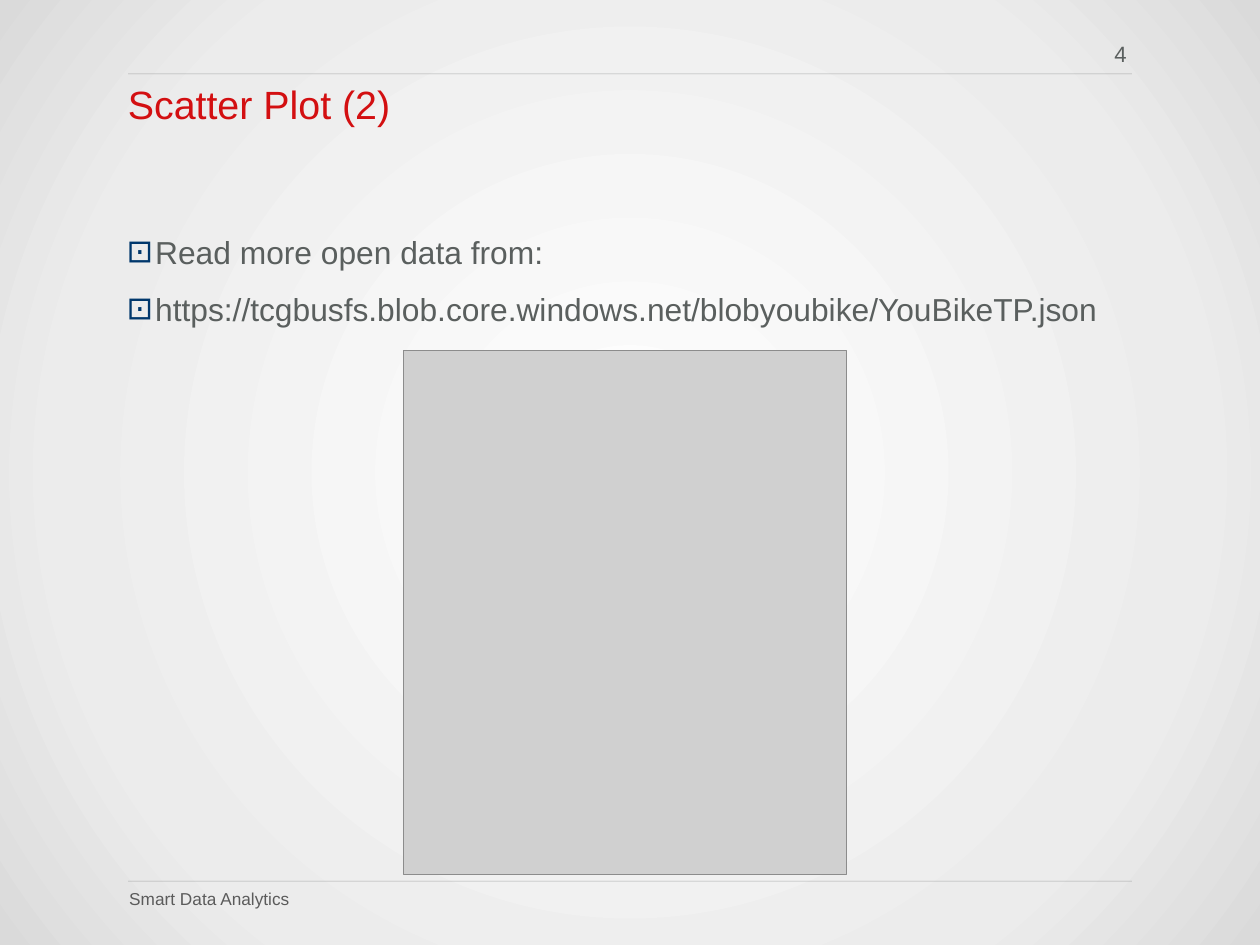
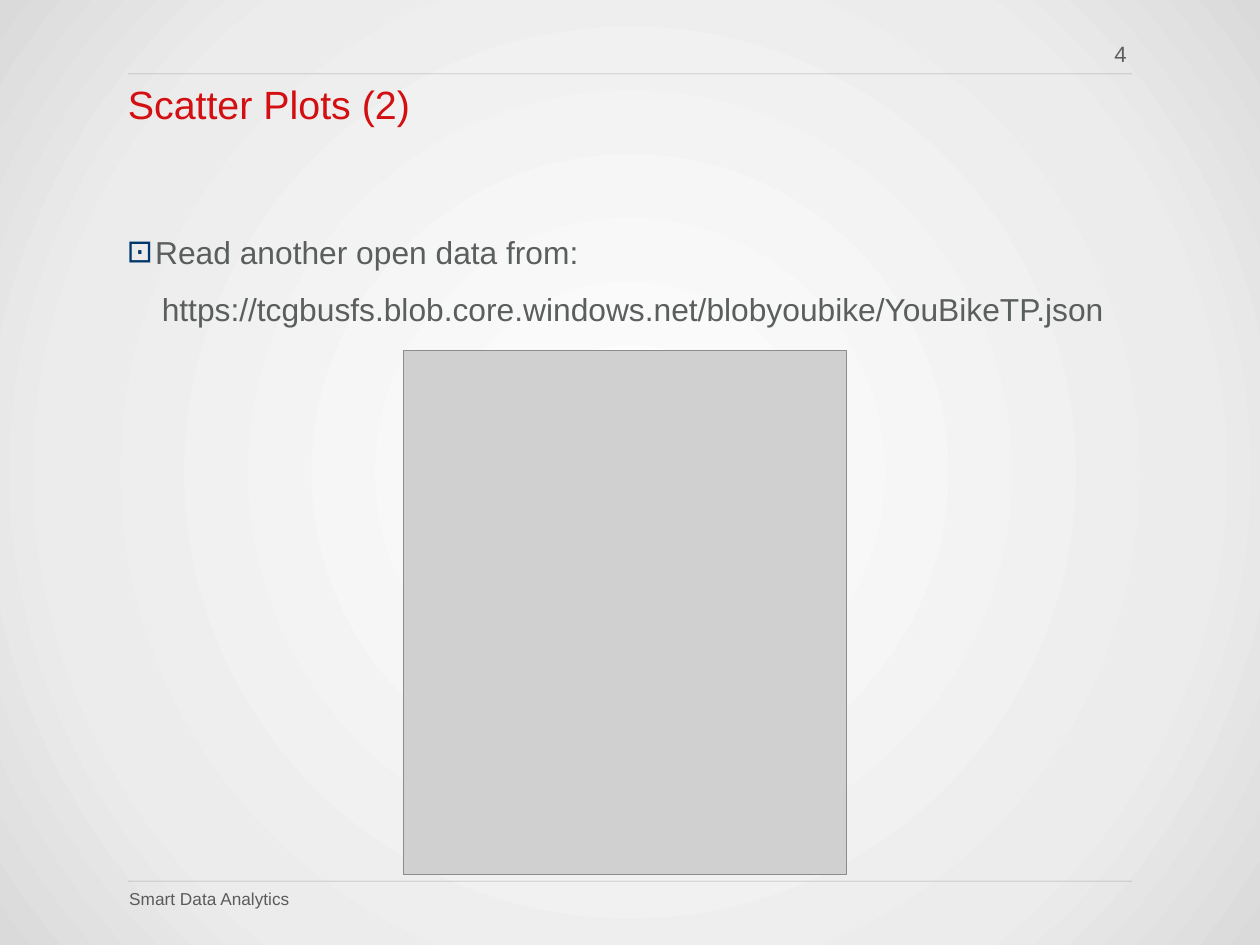
Before and after one commit to QuantLet/SDA_2020_NCTU, a slide deck: slide 4 of Susan/HW3_WebCrawling_UBike/2020 SDA I NCTU_0856706_HW3_Task1.pptx. Drawn at 1260x945 pixels with LibreOffice and Linux fonts; fonts in the diff are those of the drawing; grey boxes stand for pictures; background and template pictures are left out. Boxes give left, top, right and bottom in pixels: in the first picture for what was removed or moved away, otherwise in the second. Text is boxed around its words. In the diff, an @@ line names an element or a change of style, - is before the commit and + after.

```diff
--- a/Susan/HW3_WebCrawling_UBike/2020 SDA I NCTU_0856706_HW3_Task1.pptx
+++ b/Susan/HW3_WebCrawling_UBike/2020 SDA I NCTU_0856706_HW3_Task1.pptx
@@ title at bbox=[128, 90, 410, 127]: text changed @@
-Scatter Plot (2)
+Scatter Plots (2)
@@ text at bbox=[155, 241, 578, 269]: text changed @@
-⊡ Read more open data from:
+⊡ Read another open data from:
@@ text at bbox=[162, 298, 1104, 327]: bullet ⊡ to none @@
```
Also in this commit, not shown: 3 other slides changed.
